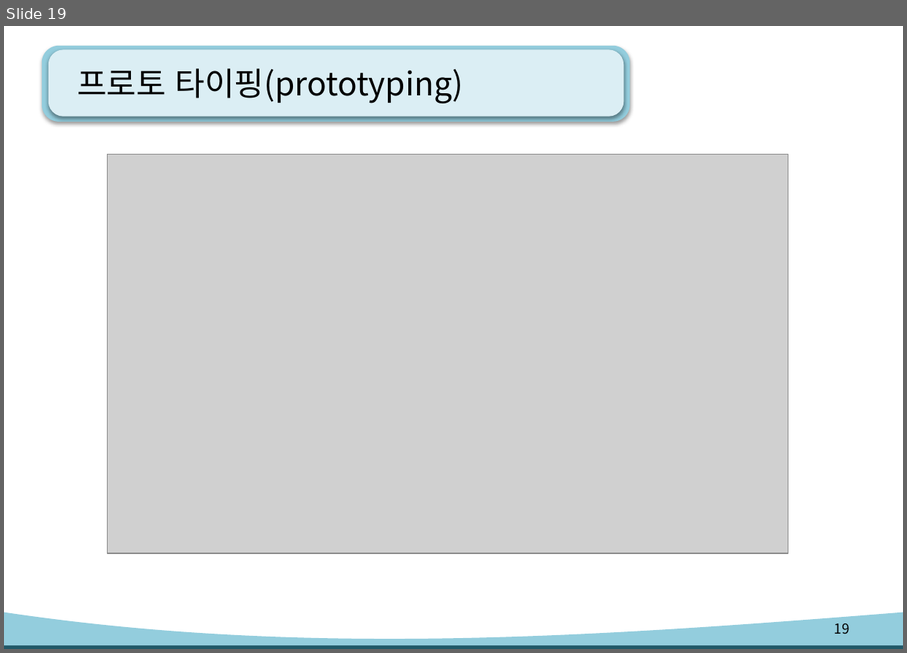
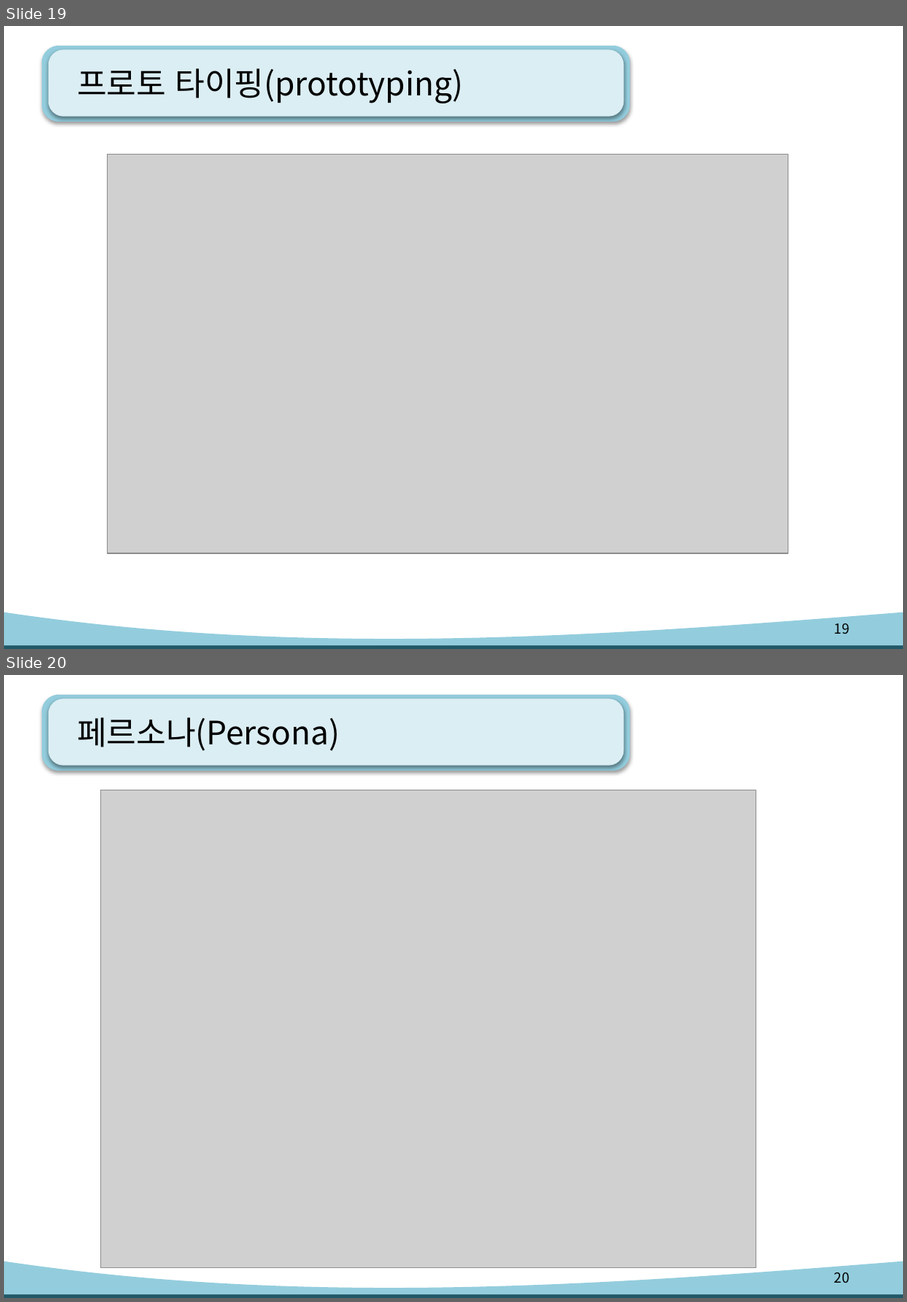
Before and after one commit to kiyongee2/green_project_web, a slide deck: figma_ppt/uiux-Figma2.pptx. Shown one above the other, each under a label of ours: slide 19 before the commit, slides 19 and 20 after it. The pictures are 907x653 and 907x1302 pixels, drawn with LibreOffice and Linux fonts; fonts in the diff are those of the drawing; grey boxes stand for pictures. Boxes give left, top, right and bottom in pixels: in the first picture for what was removed or moved away, otherwise in the second. Text is boxed around its words. In the diff, an @@ line names an element or a change of style, - is before the commit and + after.

```diff
--- a/figma_ppt/uiux-Figma2.pptx
+++ b/figma_ppt/uiux-Figma2.pptx
@@ slide 20 added at <box>4,675,903,1298</box>, background #FFFFFF; not listed: 4 template elements that a slide beside it also shows @@
@@ title added at <box>77,717,340,751</box>, 28 pt, text #000000 @@
+페르소나(Persona)
@@ picture added at <box>100,790,757,1268</box> @@
@@ page number added at <box>835,1272,850,1282</box>, 12 pt, text #000000 @@
+20
```
Also in this commit, not shown: 1 other slide added.
